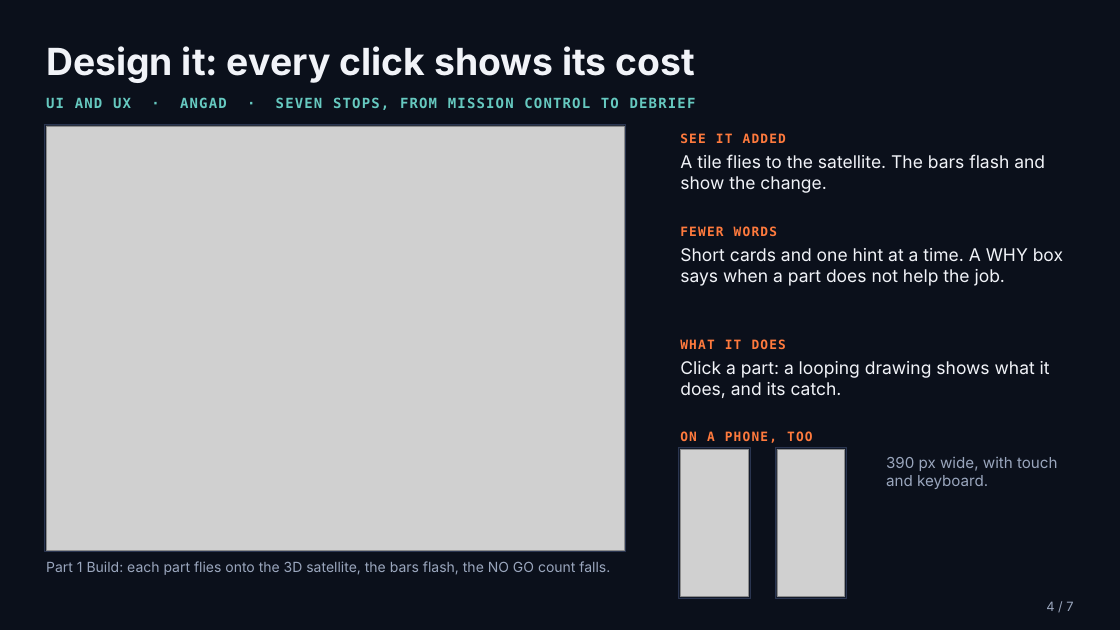
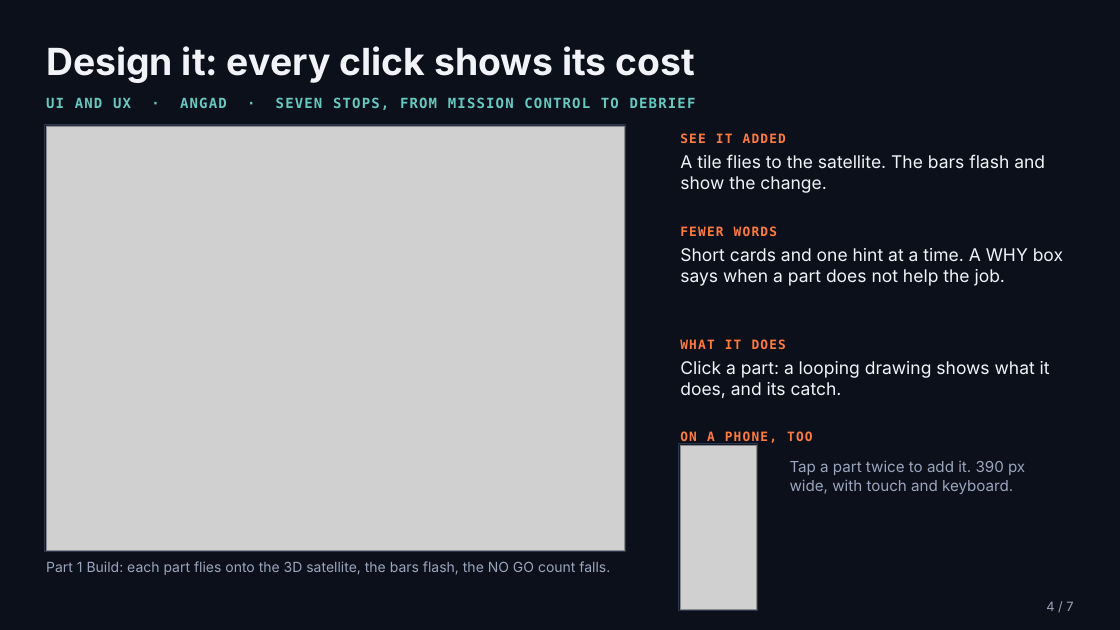
Before and after one commit to angads22/Hackstreet_Bros_Satellite, a slide deck: slide 4 of deck/v2.1/GRAVITRON-2.1-full.pptx. Drawn at 1120x630 pixels with LibreOffice and Linux fonts; fonts in the diff are those of the drawing; grey boxes stand for pictures. Boxes give left, top, right and bottom in pixels: in the first picture for what was removed or moved away, otherwise in the second. Text is boxed around its words. In the diff, an @@ line names an element or a change of style, - is before the commit and + after.

```diff
--- a/deck/v2.1/GRAVITRON-2.1-full.pptx
+++ b/deck/v2.1/GRAVITRON-2.1-full.pptx
@@ rectangle: place and size @@
-rectangle at <box>679,448,750,598</box>
+rectangle at <box>679,444,758,611</box>
@@ picture: place and size @@
-picture at <box>681,450,749,597</box>
+picture at <box>681,445,756,609</box>
@@ rectangle removed at <box>776,448,847,598</box> @@
@@ picture removed at <box>777,450,845,597</box> @@
@@ text at <box>790,460,1025,494</box>: text changed @@
-390 px wide, with touch and keyboard.
+Tap a part twice to add it. 390 px wide, with touch and keyboard.
```
Also in this commit, not shown: 2 other slides changed, 9 other files.
